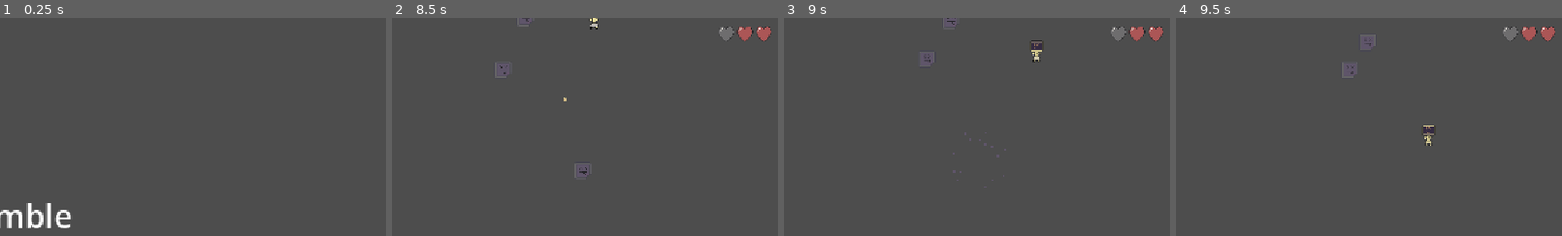
Above: before the commit, frames 1-4 (left to right).
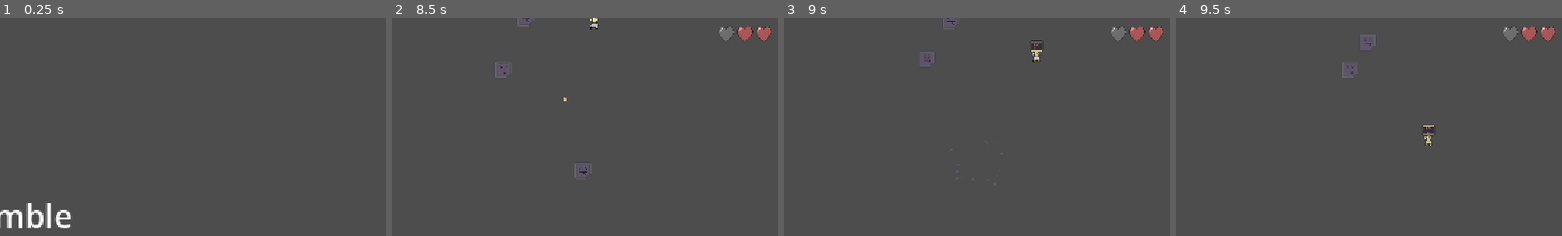
Above: after the commit, the same moments.

Repository: BrendonButler/scramble
Game: Godot game, scene res://menu.tscn
Same seed, same stepped clock (60 frames per second), same inputs: the game is played once before the commit and once after it.
Inputs (mouse positions are % of the whole screen's width and height, from its top left):
- Up to frame 1 (0.25 s): no input
- Up to frame 2 (8.5 s): click "Start" at 0.5 s; tap Enter (ui_accept) at 1.25, 1.52, 2, 2.27, 3.77, 4.52, 5.27, 6.77, 7.52, 8.27 s; move the mouse to (45, 70) at 1.27 s; hold Up (ui_up) 1.28-2.78 s; click (45, 70) at 1.42 s; move the mouse to (80, 65) at 2.02 s; move the mouse to (20, 35) at 2.77 s; hold Left (ui_left) 2.78-4.28 s; move the mouse to (55, 50) at 3.52 s; click (55, 50) at 3.67 s; move the mouse to (35, 25) at 4.27 s; hold Down (ui_down) 4.28-5.03 s; move the mouse to (72, 45) at 5.02 s; hold Right (ui_right) 5.03-5.78 s; move the mouse to (30, 55) at 5.77 s; hold Up (ui_up) 5.78-6.53 s; click (30, 55) at 5.92 s; move the mouse to (60, 28) at 6.52 s; hold Right (ui_right) from 6.53 s (still down); move the mouse to (45, 70) at 7.27 s; move the mouse to (80, 65) at 8.02 s; click (80, 65) at 8.17 s
- Up to frame 3 (9 s): move the mouse to (20, 35) at 8.77 s; release Right (ui_right) at 8.78 s; hold Down (ui_down) from 8.78 s (still down)
- Up to frame 4 (9.5 s): keep holding Down (ui_down)
The pictures show only the part of the screen within x 50-100%, y 0-50%; the shares and areas given below are measured in that part.

Frames 1-2 are identical in both runs. In frame 3, 0.2% of the frame differs, in the area x 42-58%, y 52-78%; in frame 4, nothing differs.

Commit message:
add burst effect to viruses

Diff:
--- a/bullet.gd
+++ b/bullet.gd
@@ -1,6 +1,7 @@
 extends Area2D
 
 @export var speed = 400
+@export var bullet_burst_scene: PackedScene
 
 var direction = Vector2.ZERO
 
@@ -9,6 +10,10 @@
 
 func _on_body_entered(body: Node2D) -> void:
 	if body.is_in_group("enemies"):
+		var burst = bullet_burst_scene.instantiate()
+		burst.position = global_position
+		get_parent().add_child(burst)
+		burst.emitting = true
 		body.die()
 		queue_free()
 
--- a/bullet.tscn
+++ b/bullet.tscn
@@ -1,6 +1,7 @@
 [gd_scene format=3 uid="uid://d0trlb0y7j37f"]
 
 [ext_resource type="Script" uid="uid://cu6uotm2ir8qq" path="res://bullet.gd" id="1_v7oki"]
+[ext_resource type="PackedScene" uid="uid://eopqq245yb75" path="res://bullet_burst.tscn" id="2_t4vbm"]
 [ext_resource type="Texture2D" uid="uid://bujosweedipvs" path="res://assets/data-packet.png" id="2_v8qja"]
 
 [sub_resource type="CircleShape2D" id="CircleShape2D_ig7tw"]
@@ -10,6 +11,7 @@
 collision_layer = 0
 collision_mask = 4
 script = ExtResource("1_v7oki")
+bullet_burst_scene = ExtResource("2_t4vbm")
 
 [node name="BulletCollision2D" type="CollisionShape2D" parent="." unique_id=1499144553]
 shape = SubResource("CircleShape2D_ig7tw")
--- /dev/null
+++ b/bullet_burst.gd
@@ -0,0 +1,4 @@
+extends GPUParticles2D
+
+func _on_finished() -> void:
+	queue_free()
--- /dev/null
+++ b/bullet_burst.tscn
@@ -0,0 +1,22 @@
+[gd_scene format=3 uid="uid://eopqq245yb75"]
+
+[ext_resource type="Script" uid="uid://bn2ptswx8i43" path="res://bullet_burst.gd" id="1_qnr2v"]
+
+[sub_resource type="ParticleProcessMaterial" id="ParticleProcessMaterial_n1pul"]
+particle_flag_disable_z = true
+spread = 180.0
+initial_velocity_min = 40.0
+initial_velocity_max = 80.0
+gravity = Vector3(0, 98, 0)
+scale_max = 2.0
+color = Color(0.827451, 0.627451, 0.40784314, 1)
+
+[node name="BulletBurst" type="GPUParticles2D" unique_id=335675822]
+emitting = false
+lifetime = 0.2
+one_shot = true
+explosiveness = 1.0
+process_material = SubResource("ParticleProcessMaterial_n1pul")
+script = ExtResource("1_qnr2v")
+
+[connection signal="finished" from="." to="." method="_on_finished"]
Not shown, added: bullet_burst.gd.uid
